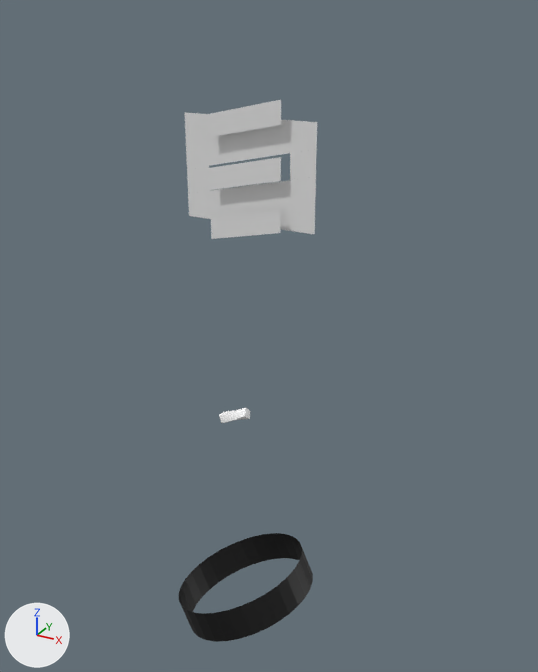
One commit to the glTF model src/assets/scene/section_2.glb: the scene before it, then after it.
Camera for both pictures: a 50 mm lens placed at (56.6, -93.5, 23.5), pointed at (2.8, 4.3, -25.3). The axes (+X, +Y, +Z) are drawn at lower left. The lights are the same throughout. Where no turn or scale is listed for an object, it has been applied to the vertices.

In view in the first picture: 'Background', 'Flexible'.
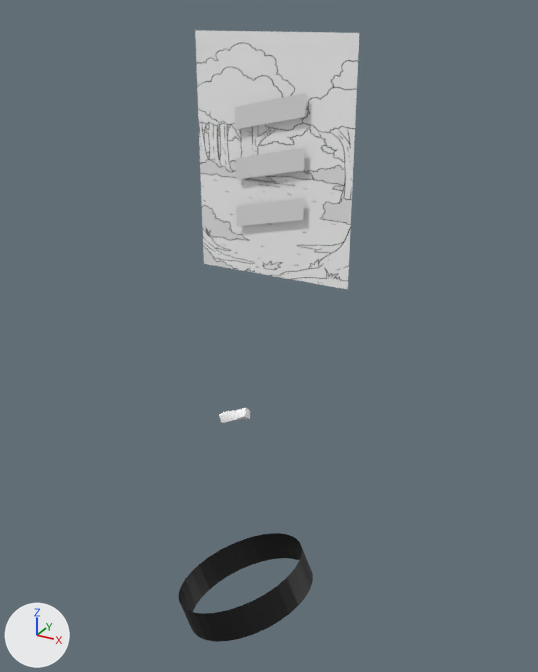
Location of each change, (x1, y1, x2, y2) in pixels of the pictures (538 x 672 px):
'text01', added: after (195, 30, 359, 289)
'Flexible', moved: before (185, 100, 317, 239); after (235, 93, 306, 226)
'text02', moved (not visible before): after (245, 179, 295, 187)

What changed in the scene script:
```text
Add img_photo_2025_07_09_22_55_18:
    img_photo_2025_07_09_22_55_18 = load_image('photo_2025-07-09_22-55-18', '_unpacked/photo_2025-07-09_22-55-18', 720, 1280, 'sRGB')
Add mat_photo_2025_07_09_22_55_18:
    mat_photo_2025_07_09_22_55_18 = principled_material('photo_2025-07-09_22-55-18')
    mat_photo_2025_07_09_22_55_18.texture = img_photo_2025_07_09_22_55_18
Add me_photo_2025_07_09_22_55_18:
    me_photo_2025_07_09_22_55_18.from_pydata(...)  # 4 vertices, 2 faces; spans x -13.6..13.6, y 0.0, z -20.2..17.6
    me_photo_2025_07_09_22_55_18.materials.append(mat_photo_2025_07_09_22_55_18)  # picture img_photo_2025_07_09_22_55_18
Change ob_flexible:
    ob_flexible.location: (0.0, 1.6, 1.1) -> (0.0, 9.3, 1.3)
Add ob_text01:
    ob_text01 = bpy.data.objects.new('text01', me_photo_2025_07_09_22_55_18)
    ob_text01.location = (0.2, 10.4, 2.9)
```
